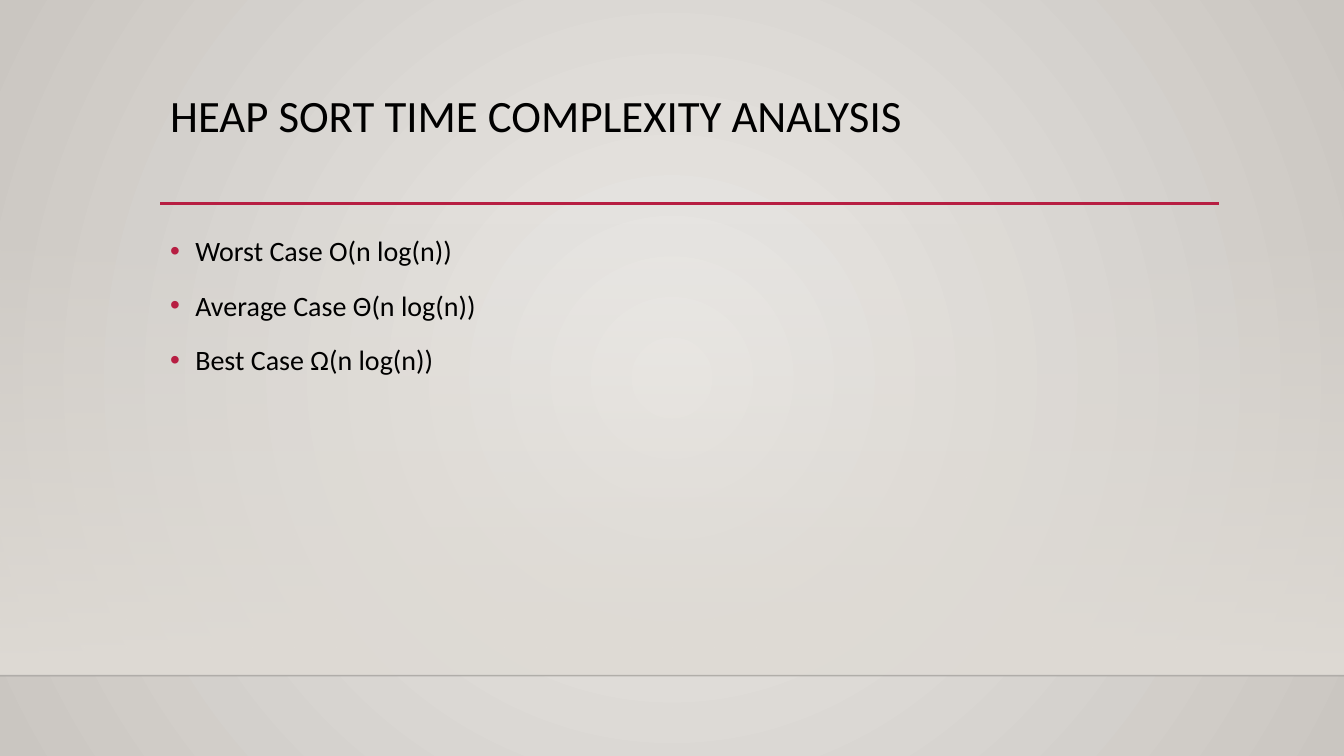
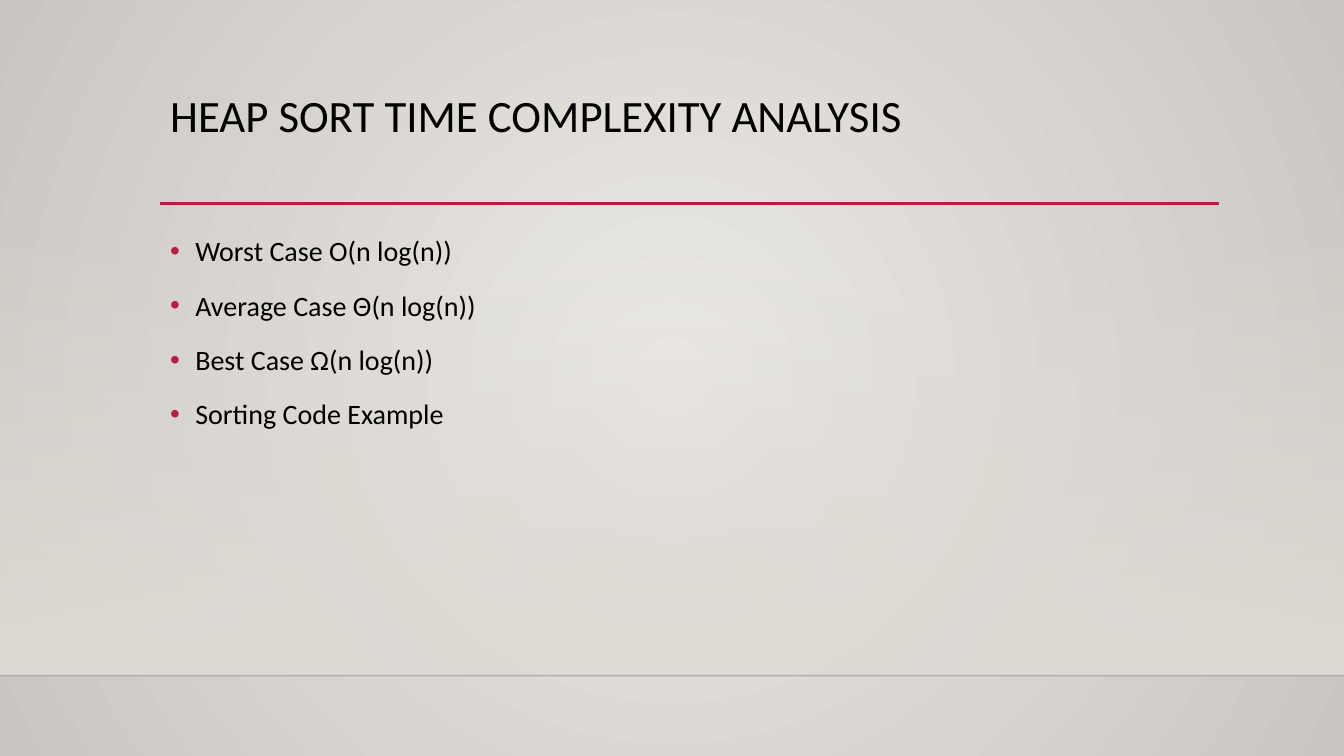
Before and after one commit to Ezi0aaudit0re/visualization_sorting_algorithms, a slide deck: slide 9 of Presentation1.pptx. Drawn at 1344x756 pixels with LibreOffice and Linux fonts; fonts in the diff are those of the drawing; background and template pictures are left out. Boxes give left, top, right and bottom in pixels: in the first picture for what was removed or moved away, otherwise in the second. Text is boxed around its words. In the diff, an @@ line names an element or a change of style, - is before the commit and + after.

```diff
--- a/Presentation1.pptx
+++ b/Presentation1.pptx
@@ text at box(195, 404, 443, 429): paragraph added @@
+• Sorting Code Example
```
Also in this commit, not shown: 1 other slide changed, 4 other files.
